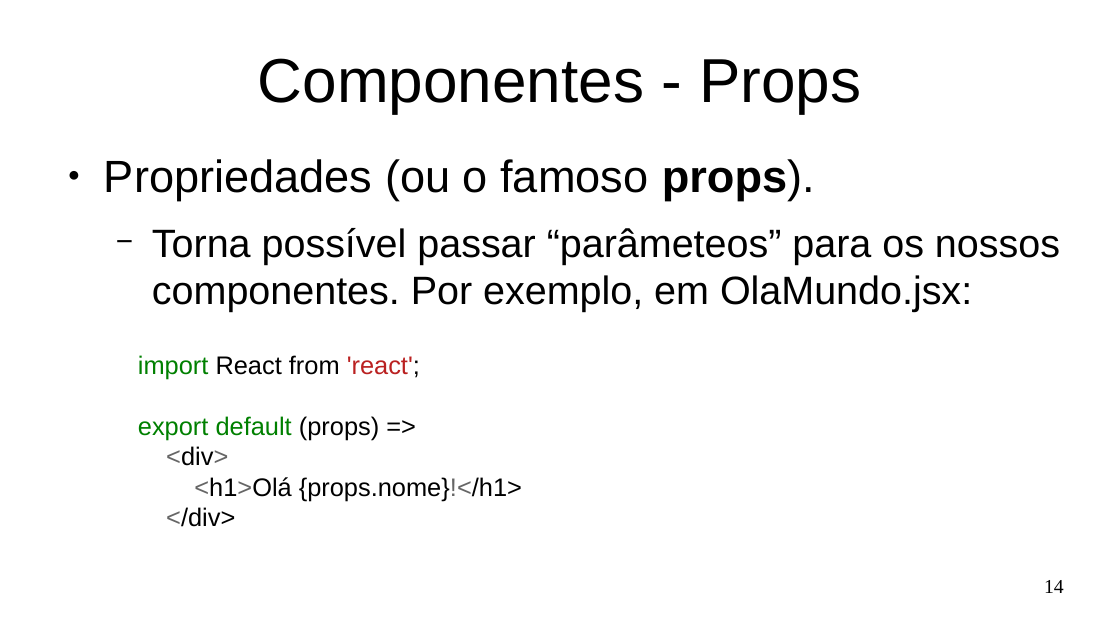
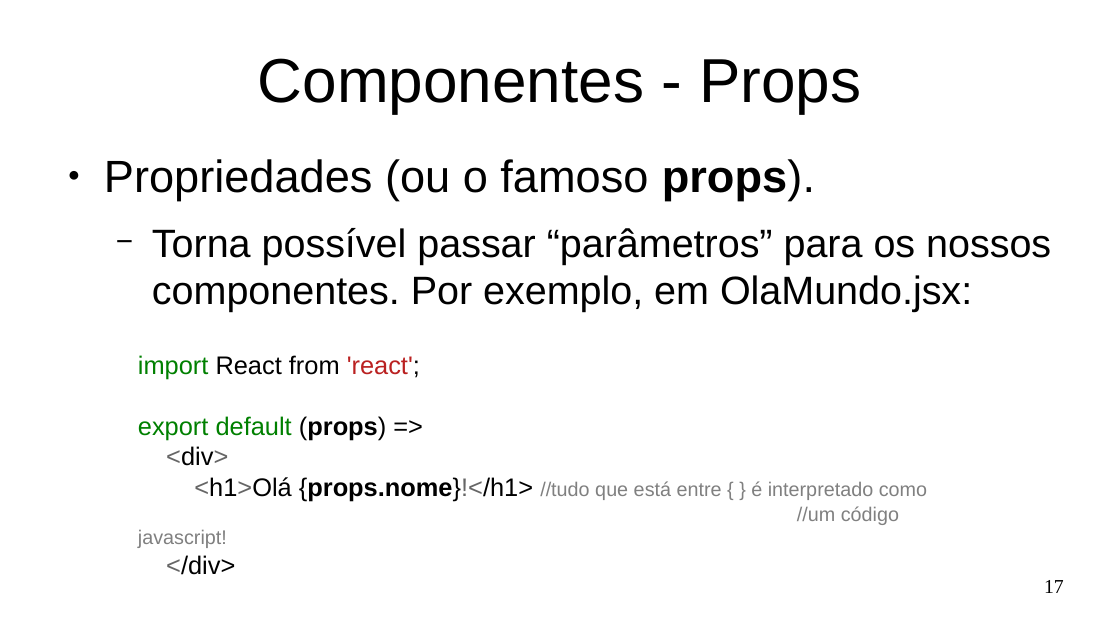
Before and after one commit to Marques-Dev/WEB_2020-1, a slide deck: slide 17 of SLIDES/aula01.odp (slide 14 before the commit). Drawn at 1120x630 pixels with LibreOffice and Linux fonts; fonts in the diff are those of the drawing. Boxes give left, top, right and bottom in pixels: in the first picture for what was removed or moved away, otherwise in the second. Text is boxed around its words. In the diff, an @@ line names an element or a change of style, - is before the commit and + after.

```diff
--- a/SLIDES/aula01.odp
+++ b/SLIDES/aula01.odp
@@ text at (152, 228, 1051, 312): text changed @@
-  − Torna possível passar “parâmeteos” para os nossos componentes. Por exemplo, em OlaMundo.jsx:
+  − Torna possível passar “parâmetros” para os nossos componentes. Por exemplo, em OlaMundo.jsx:
@@ text at (138, 416, 386, 440): bold on in "(props)" @@
@@ text at (138, 477, 927, 548): text changed; size 18 to 14 pt; text colour #000000 to #808080 @@
-<h1>Olá {props.nome}!</h1>
+<h1>Olá {props.nome}!</h1> //tudo que está entre { } é interpretado como //um código javascript!
@@ page number at (1044, 580, 1064, 593): text changed @@
-14
+17
```
Also in this commit, not shown: 7 other slides changed, 3 slides added, 3 other files.
